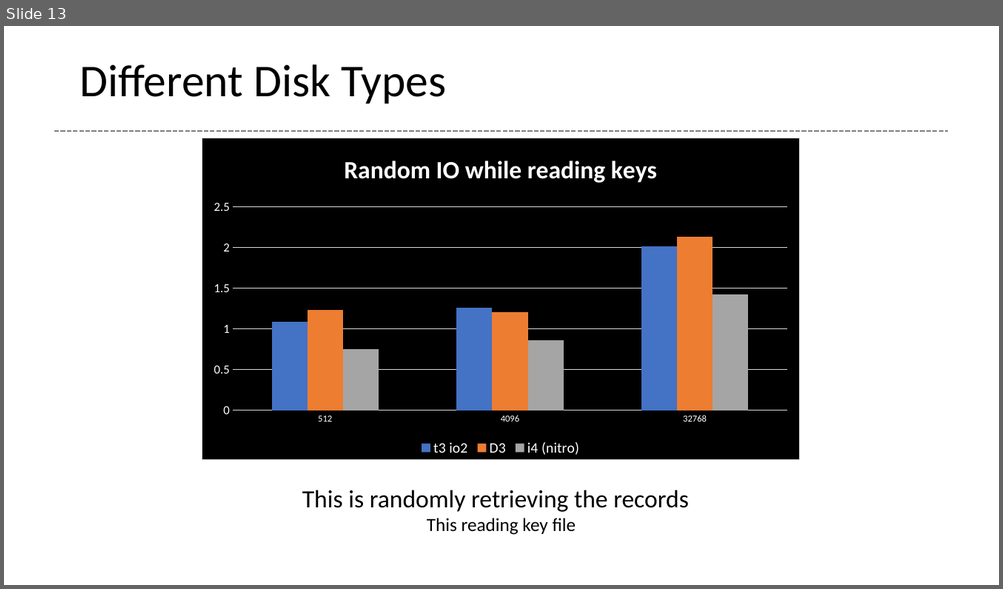
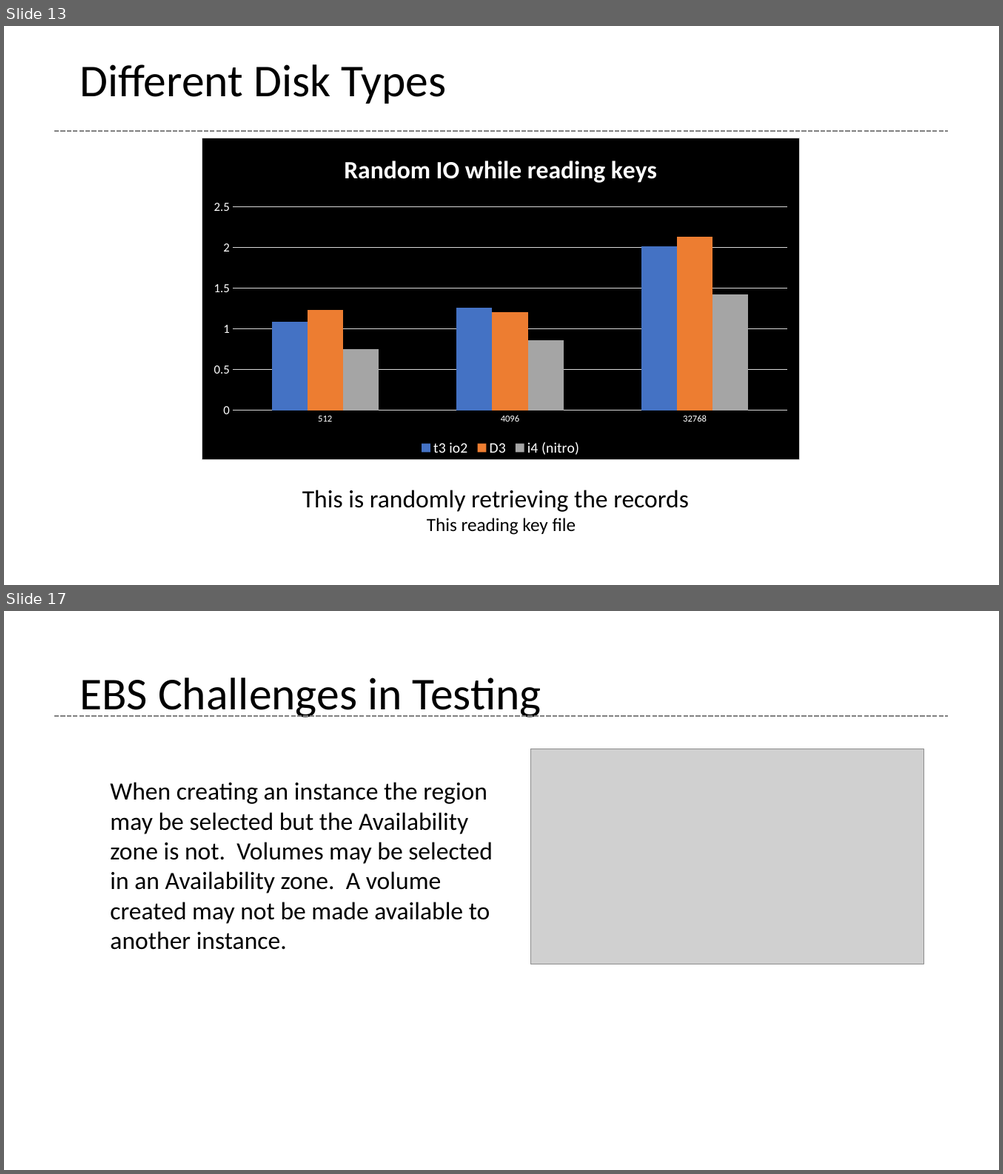
Before and after one commit to glenntu15/BuildVoterDatabase, a slide deck: Proj_presentation.pptx. Shown one above the other, each under a label of ours: slide 13 before the commit, slides 13 and 17 after it; the slides between them are not shown. The pictures are 1003x589 and 1003x1174 pixels, drawn with LibreOffice and Linux fonts; fonts in the diff are those of the drawing; grey boxes stand for pictures. Boxes give left, top, right and bottom in pixels: in the first picture for what was removed or moved away, otherwise in the second. Text is boxed around its words. In the diff, an @@ line names an element or a change of style, - is before the commit and + after.

```diff
--- a/Proj_presentation.pptx
+++ b/Proj_presentation.pptx
@@ slide 17 added at (4, 611, 999, 1170), background #FFFFFF @@
@@ title added at (79, 678, 540, 718), 44 pt, text #000000 @@
+EBS Challenges in Testing
@@ line added from (54, 716) to (948, 716), #808080 1.5 pt dashed @@
@@ picture added at (531, 749, 923, 965) @@
@@ text added at (110, 782, 492, 950), 24 pt, text #000000 @@
+When creating an instance the region may be selected but the Availability zone is not. Volumes may be selected in an Availability zone. A volume created may not be made available to another instance.
```
Also in this commit, not shown: 6 slides changed, 3 other slides added, 1 slide removed.
